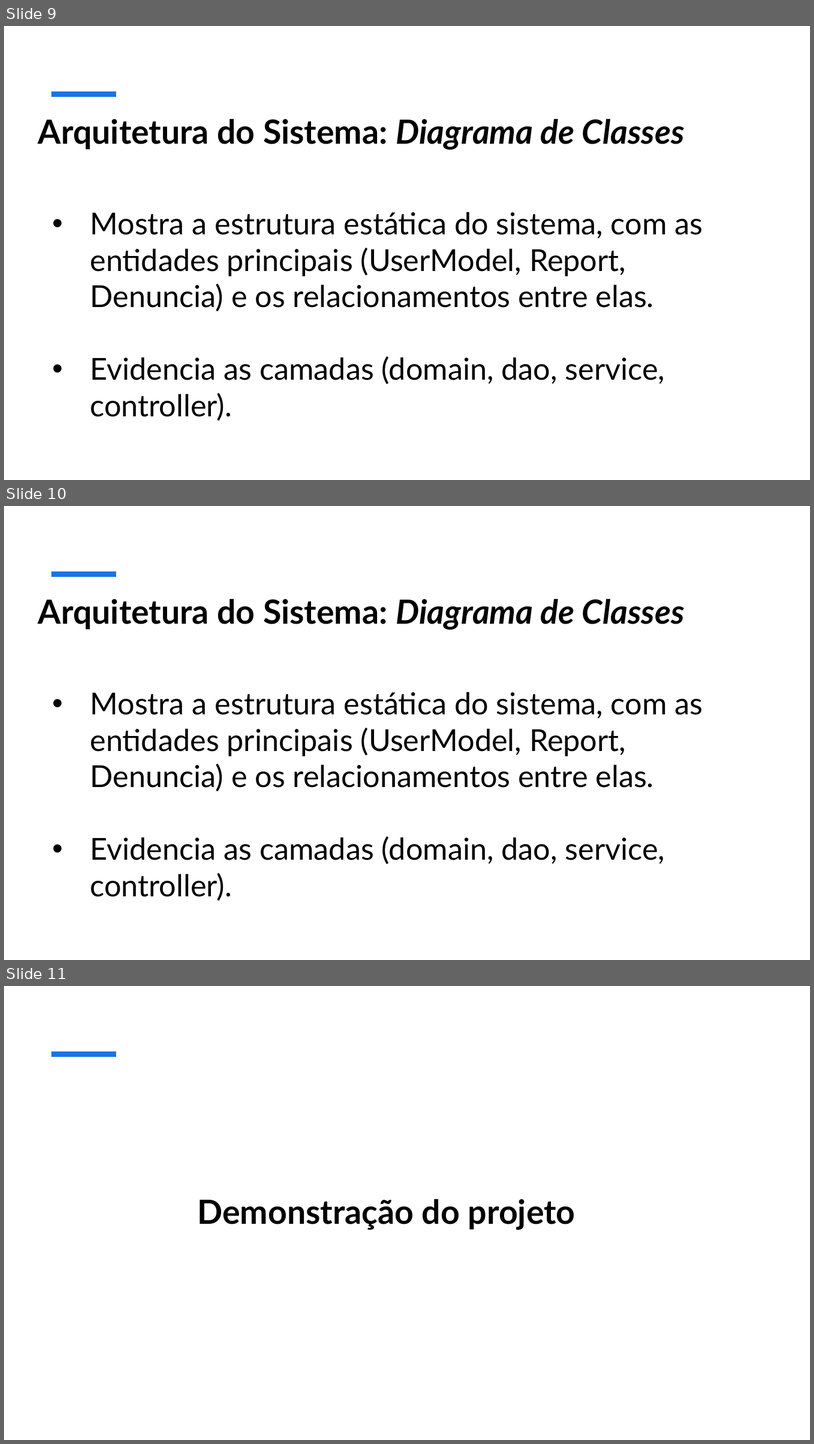
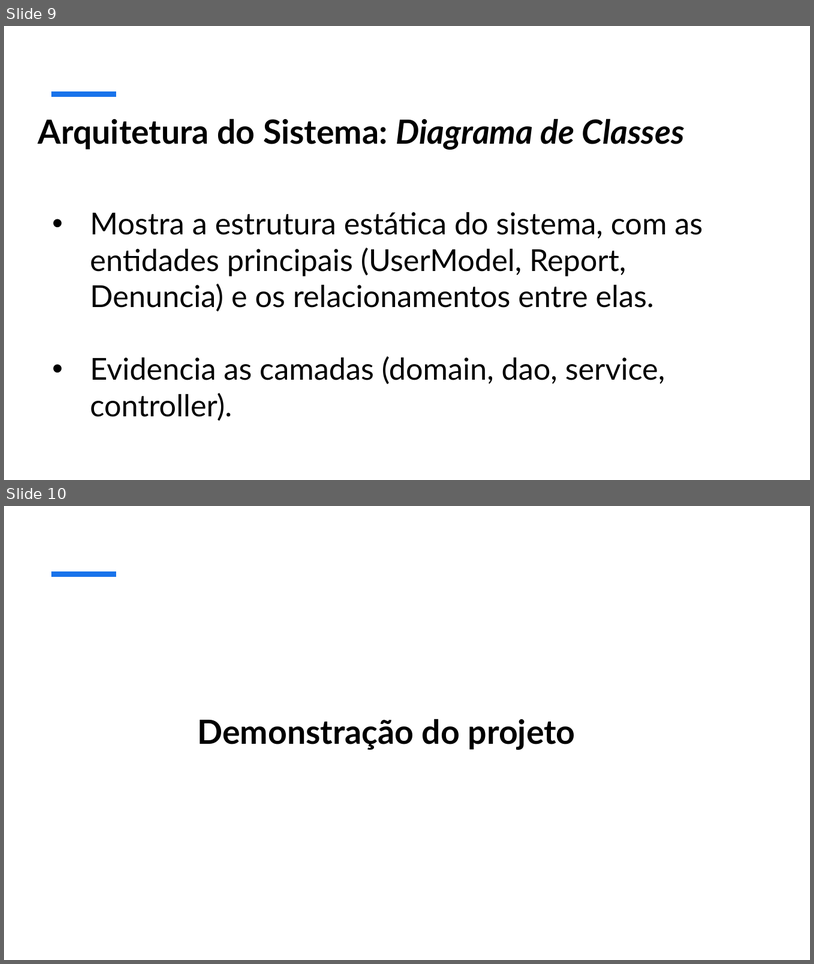
Before and after one commit to RRomano00/Fala-Cidade, a slide deck: Documentação/Fala-Cidade_Apresentacao.pptx. Shown one above the other, each under a label of ours: slides 9, 10 and 11 before the commit, slides 9 and 10 after it. The pictures are 814x1444 and 814x964 pixels, drawn with LibreOffice and Linux fonts; fonts in the diff are those of the drawing; background and template pictures are left out. Boxes give left, top, right and bottom in pixels: in the first picture for what was removed or moved away, otherwise in the second. Text is boxed around its words. In the diff, an @@ line names an element or a change of style, - is before the commit and + after.

```diff
--- a/Documentação/Fala-Cidade_Apresentacao.pptx
+++ b/Documentação/Fala-Cidade_Apresentacao.pptx
@@ slide 10 removed at (x1=4, y1=506, x2=810, y2=960), background picture (left out); not listed: 1 template element that a slide beside it also shows @@
@@ title removed at (x1=38, y1=598, x2=685, y2=630) @@
-Arquitetura do Sistema: Diagrama de Classes
@@ text removed at (x1=90, y1=692, x2=703, y2=900) @@
-• Mostra a estrutura estática do sistema, com as entidades principais (UserModel, Report, Denuncia) e os relacionamentos entre elas.
-• Evidencia as camadas (domain, dao, service, controller).
@@ what was slide 11 is now slide 10 @@
```
Also in this commit, not shown: 1 other file.
